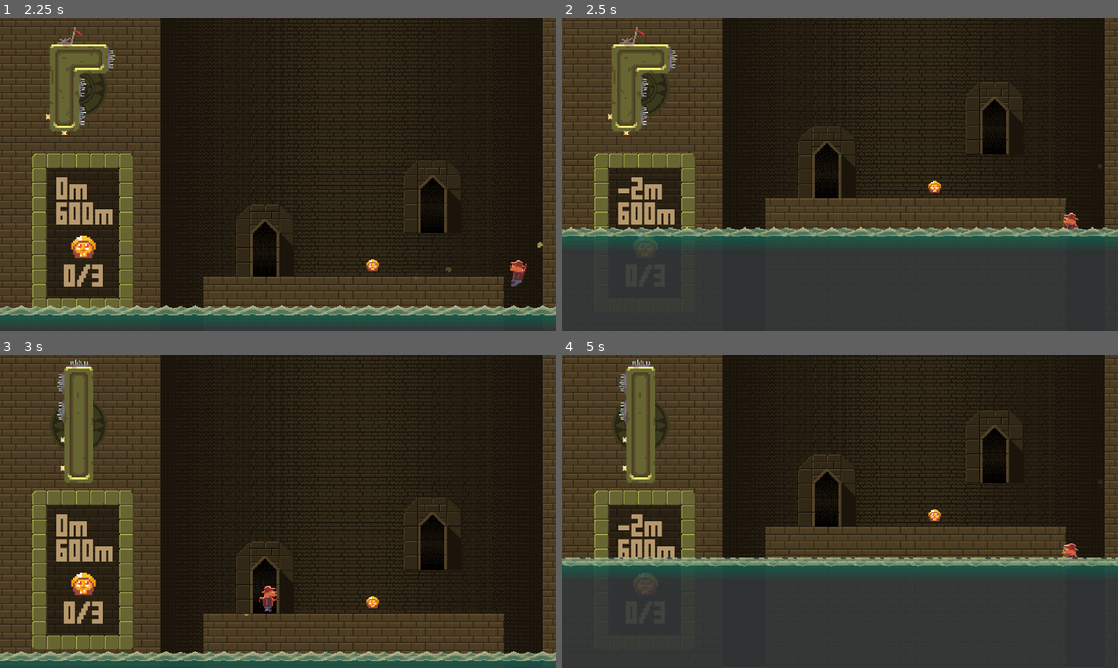
Above: before the commit, frames 1-4 (two rows, left to right).
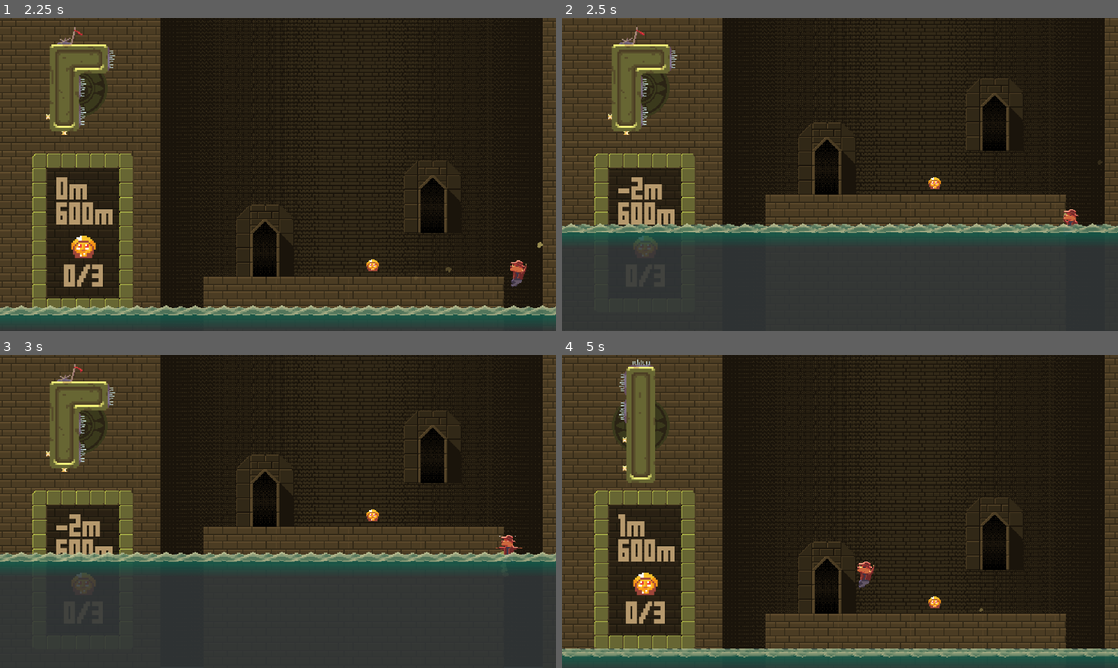
Above: after the commit, the same moments.

Repository: The-First-Pancake/gmtk-game-jam-2024
Game: Godot game, scene res://Levels/Template Level.tscn
The game is run twice, just before and just after one commit, with the same random seed, the same clock (stepped at 60 frames per second) and the same inputs. The engine's default icon, where the game draws it, is replaced by a stand-in: a white triangle on a blue panel in a dark square.
Inputs (mouse positions are in pixels of both pictures, inside the frame that each line leads up to):
- Up to frame 1 (2.25 s): move the mouse to (77, 86) at 0.52 s; hold Right (move_right) 0.53-2.03 s; click (77, 86) at 0.6 s; tap Space (jump) at 0.77, 1.52 s; move the mouse to (166, 190) at 1.27 s; right-click (166, 190) at 1.35 s; move the mouse to (333, 105) at 2.02 s; hold Left (move_left) from 2.03 s (still down); click (333, 105) at 2.1 s
- Up to frame 2 (2.5 s): keep holding Left (move_left)
- Up to frame 3 (3 s): move the mouse to (250, 574) at 2.77 s; release Left (move_left) at 2.78 s; hold Right (move_right) from 2.78 s (still down); right-click (250, 574) at 2.85 s; click (250, 574) at 2.92 s
- Up to frame 4 (5 s): tap Space (jump) at 3.02, 3.77, 4.52 s; move the mouse to (1006, 558) at 3.52 s; click (1006, 558) at 3.6 s; move the mouse to (673, 464) at 4.27 s; release Right (move_right) at 4.28 s; hold Left (move_left) from 4.28 s (still down); right-click (673, 464) at 4.35 s

Frame 1 is identical in both runs. In frame 2, 9.1% of the frame differs, in the area x 0-100%, y 0-70%; in frame 3, 38%, in the area x 0-100%, y 0-100%; in frame 4, 35%.

Commit message:
Player be DYING

Diff:
--- a/Levels/Template Level.tscn
+++ b/Levels/Template Level.tscn
@@ -167,11 +167,15 @@
 shape = SubResource("RectangleShape2D_hvw07")
 debug_color = Color(0, 0.595, 0.7, 0)
 
-[node name="Camera2D" type="Camera2D" parent="." node_paths=PackedStringArray("target")]
+[node name="BlockContainer" type="Node2D" parent="."]
+
+[node name="Player" parent="." instance=ExtResource("2_hossx")]
+position = Vector2(1019, 984)
+
+[node name="Camera2D" type="Camera2D" parent="."]
 z_index = 1000
 position = Vector2(1133, 681)
 script = ExtResource("4_psc51")
-target = NodePath("../Player")
 step = 300.0
 top_trigger = 300.0
 bottom_trigger = 200.0
@@ -228,11 +232,6 @@
 spawn_objects = Array[ExtResource("6_xpr8c")]([SubResource("Resource_6716m"), SubResource("Resource_b3o7y"), SubResource("Resource_mwrdh")])
 spawn_object_probability = 0.5
 
-[node name="BlockContainer" type="Node2D" parent="."]
-
-[node name="Player" parent="." instance=ExtResource("2_hossx")]
-position = Vector2(1019, 984)
-
 [node name="Water" type="Node2D" parent="."]
 modulate = Color(1, 1, 1, 0.882353)
 z_index = 1000
--- a/Prefabs/player.tscn
+++ b/Prefabs/player.tscn
@@ -317,9 +317,9 @@
 z_index = 1
 scale = Vector2(3.125, 3.125)
 sprite_frames = SubResource("SpriteFrames_2xloi")
-animation = &"idle"
+animation = &"die"
 autoplay = "idle"
-frame_progress = 0.349266
+frame_progress = 0.705689
 
 [node name="CollisionShape2D" type="CollisionShape2D" parent="."]
 position = Vector2(0, 9)
--- a/Scripts/CameraController.gd
+++ b/Scripts/CameraController.gd
@@ -2,7 +2,6 @@
 extends Camera2D
 
 static var instance: CameraController
-@export var target: Node2D
 @export var step: float
 @export var top_trigger: float
 @export var bottom_trigger: float
@@ -29,22 +28,26 @@
 	var screen_top: float = global_position.y - get_viewport_rect().size.y/2
 	var screen_bottom: float = global_position.y + get_viewport_rect().size.y/2
 
-	var slide_tween: Tween = get_tree().create_tween()
-	slide_tween.set_trans(Tween.TRANS_QUAD)
 
-	if (is_instance_valid(target)):
-		if target.global_position.y < screen_top + top_trigger:
-			slide_tween.tween_property(self, "global_position", global_position - Vector2(0,step),.3)
-			is_sliding = true
-			await slide_tween.finished
-			is_sliding = false
-		if target.global_position.y > screen_bottom - bottom_trigger:
-			slide_tween.tween_property(self, "global_position", global_position + Vector2(0,step),.3)
-			is_sliding = true
-			await slide_tween.finished
-			is_sliding = false
 
 	if shake_strength > 0:
 		shake_strength = lerpf(shake_strength,0,shake_fade * delta)
 
 	offset = random_offset()
+
+	if !GameManager.player: return
+	if GameManager.player.dying: return
+	if GameManager.player.global_position.y < screen_top + top_trigger:
+		var slide_tween: Tween = get_tree().create_tween()
+		slide_tween.set_trans(Tween.TRANS_QUAD)
+		slide_tween.tween_property(self, "global_position", global_position - Vector2(0,step),.3)
+		is_sliding = true
+		await slide_tween.finished
+		is_sliding = false
+	if GameManager.player.global_position.y > screen_bottom - bottom_trigger:
+		var slide_tween: Tween = get_tree().create_tween()
+		slide_tween.set_trans(Tween.TRANS_QUAD)
+		slide_tween.tween_property(self, "global_position", global_position + Vector2(0,step),.3)
+		is_sliding = true
+		await slide_tween.finished
+		is_sliding = false
--- a/Scripts/Player.gd
+++ b/Scripts/Player.gd
@@ -40,6 +40,7 @@
 var is_downsliding: bool
 
 func _process(delta: float) -> void:
+	if dying: return
 	targeting_arrow.visible = false
 	is_downsliding = is_on_wall() and velocity.y > 0
 
@@ -193,7 +194,25 @@
 	if is_on_floor():
 		die()
 
+var dying: bool = false
 func die() -> void:
+	if dying:return
+	dying = true
+	current_hold = null
+	sprite_animator.play("die")
+
+	var tween: Tween = get_tree().create_tween()
+	tween.set_trans(Tween.TRANS_QUAD)
+	tween.tween_property(self, "global_position:y", global_position.y - 80, 0.3)
+	await tween.finished
+
+	tween = get_tree().create_tween()
+	tween.set_trans(Tween.TRANS_QUAD)
+	tween.tween_property(self, "global_position:y", global_position.y + 600, 0.5)
+	await tween.finished
+
+
+
 	var highest_campfire: Campfire = null
 	for campfire: Campfire in campfires:
 		if campfire == null: continue
@@ -212,6 +231,7 @@
 		get_tree().reload_current_scene()
 		queue_free()
 
+	dying = false
 
 func apply_gravity(delta: float) -> void:
 	if is_on_floor(): return
